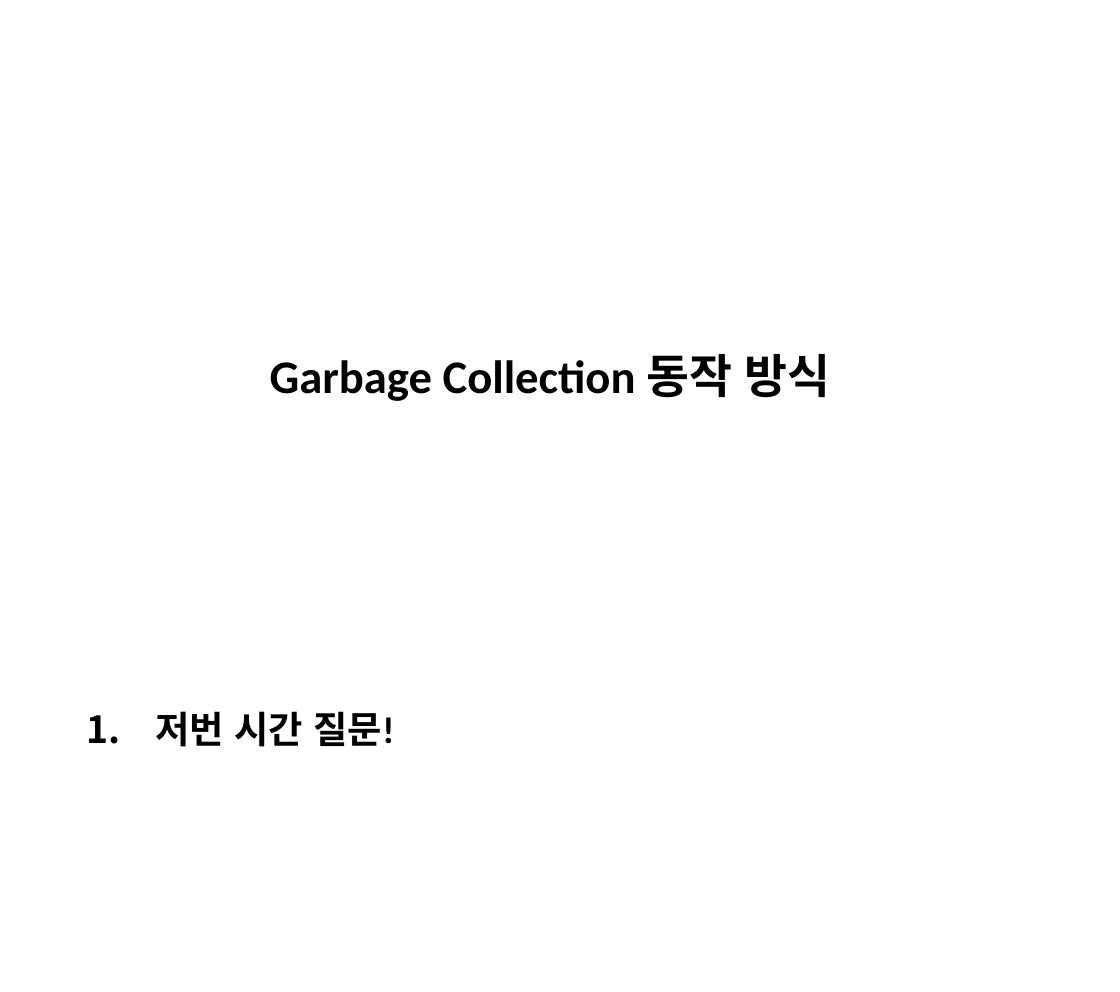
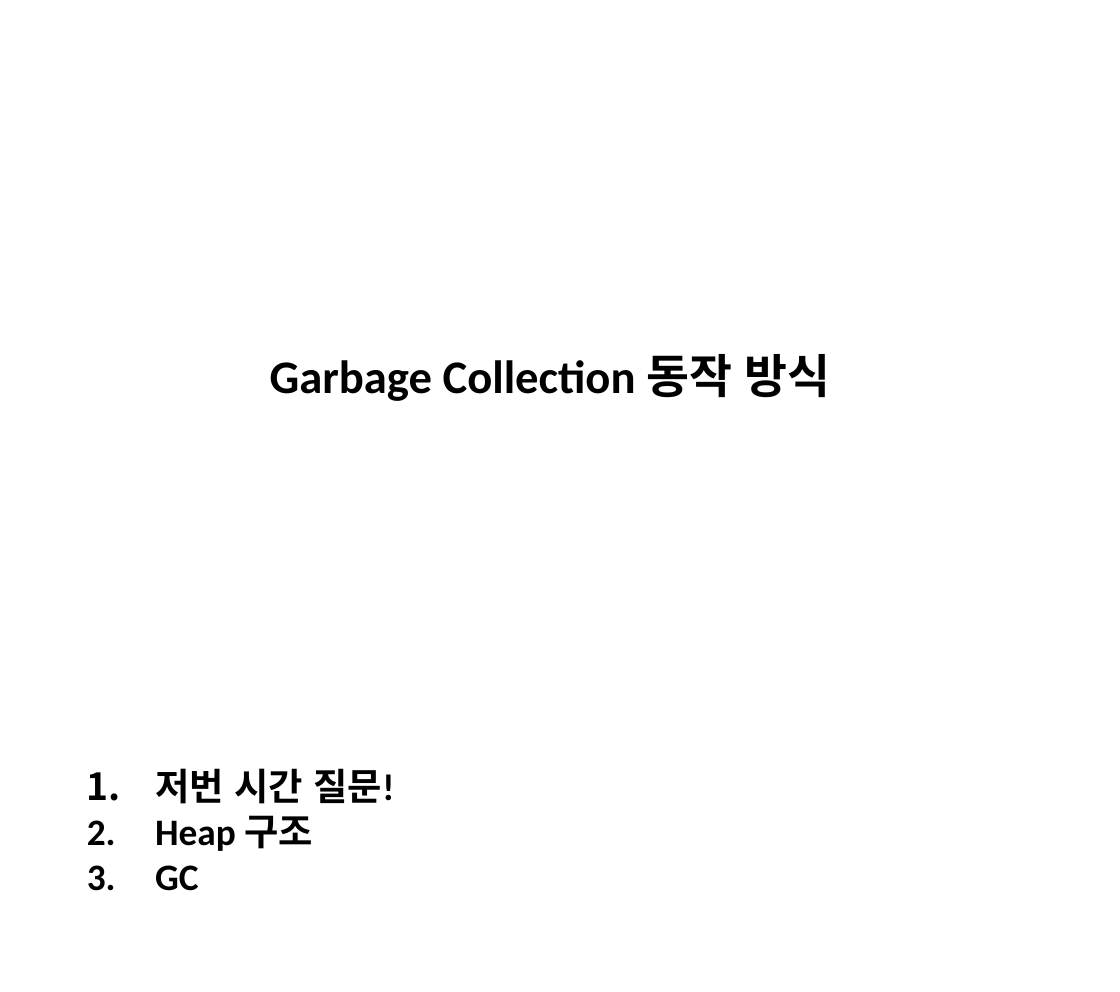
Before and after one commit to ChoSooMin/CS-Study, a slide deck: slide 1 of Java/Day 2_Garbage Collector.pptx. Drawn at 1120x992 pixels with LibreOffice and Linux fonts; fonts in the diff are those of the drawing. Boxes give left, top, right and bottom in pixels: in the first picture for what was removed or moved away, otherwise in the second. Text is boxed around its words. In the diff, an @@ line names an element or a change of style, - is before the commit and + after.

```diff
--- a/Java/Day 2_Garbage Collector.pptx
+++ b/Java/Day 2_Garbage Collector.pptx
@@ text "저번 시간 질문!": place and size @@
-text "저번 시간 질문!" at (155, 711, 394, 747)
+text "저번 시간 질문!" at (155, 768, 394, 891)
@@ text at (155, 815, 313, 891): paragraphs added @@
+2. Heap 구조
+3. GC
```
Also in this commit, not shown: 6 other slides changed, 31 slides added, 20 slides removed.
